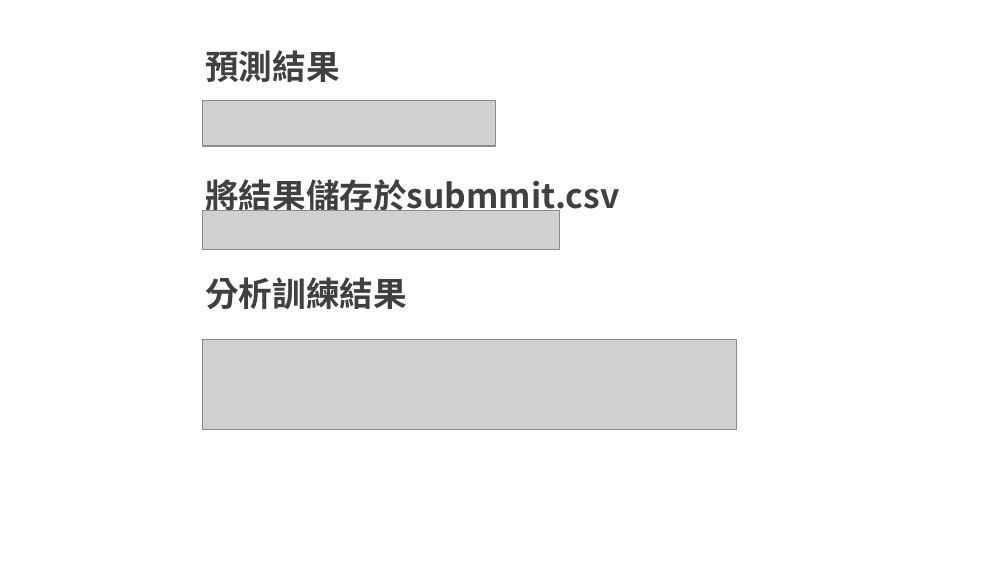
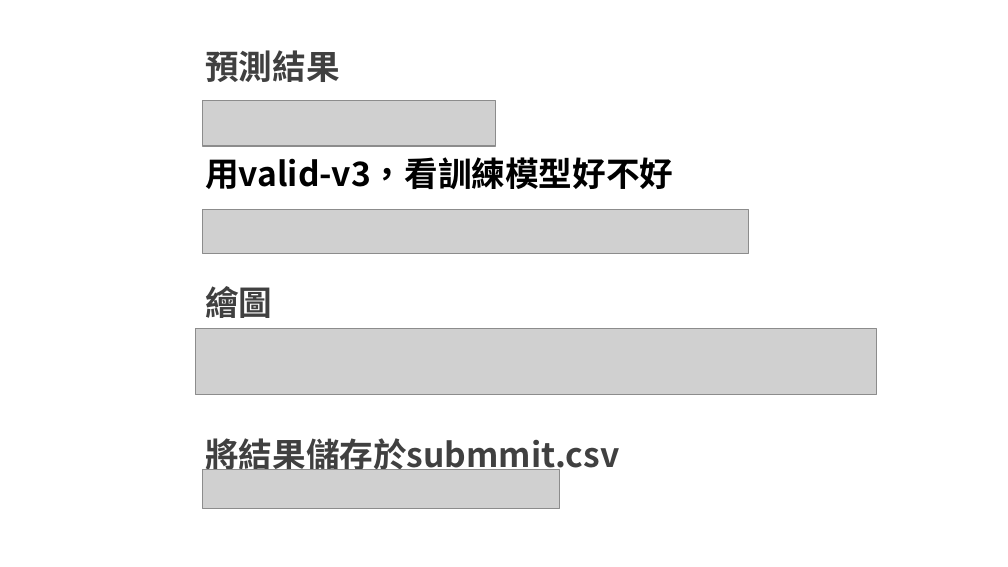
Before and after one commit to 105319015Hong-Yong-Jie/House-Sale-Price-Prediction, a slide deck: slide 7 of ppt.pptx. Drawn at 1008x567 pixels with LibreOffice and Linux fonts; fonts in the diff are those of the drawing; grey boxes stand for pictures; background and template pictures are left out. Boxes give left, top, right and bottom in pixels: in the first picture for what was removed or moved away, otherwise in the second. Text is boxed around its words. In the diff, an @@ line names an element or a change of style, - is before the commit and + after.

```diff
--- a/ppt.pptx
+++ b/ppt.pptx
@@ text added at [205,157,673,189], 24 pt, text #000000, bold @@
+用valid-v3，看訓練模型好不好
@@ picture added at [203,210,749,254] @@
@@ text removed at [205,277,407,309] @@
-分析訓練結果
@@ title added at [205,286,272,318], 24 pt, text #404040, bold @@
+繪圖
@@ picture added at [196,329,877,395] @@
@@ picture removed at [203,339,737,429] @@
@@ text "將結果儲存於submmit.csv": place and size @@
-text "將結果儲存於submmit.csv" at [205,179,619,217]
+text "將結果儲存於submmit.csv" at [205,438,619,476]
@@ picture: place and size @@
-picture at [203,211,559,250]
+picture at [203,470,559,509]
```
Also in this commit, not shown: 3 other slides changed, 1 other file.
